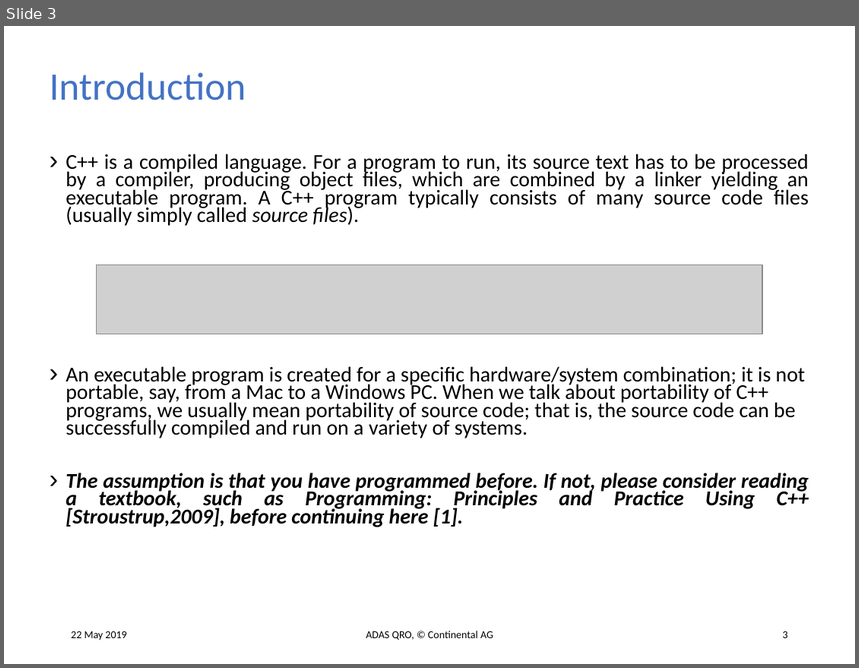
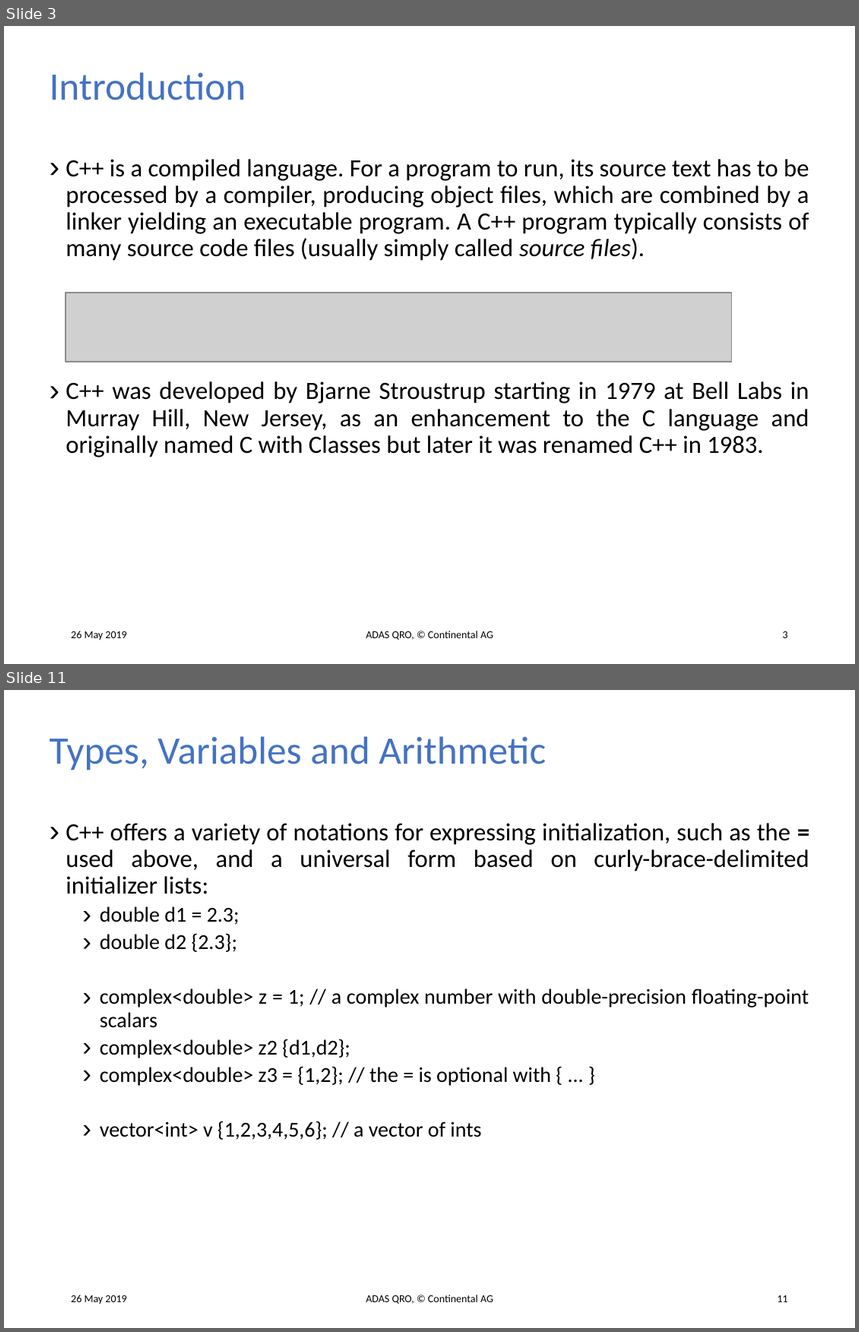
Before and after one commit to tehuano/cpp-basics, a slide deck: c++.pptx. Shown one above the other, each under a label of ours: slide 3 before the commit, slides 3 and 11 after it; the slides between them are not shown. The pictures are 859x668 and 859x1332 pixels, drawn with LibreOffice and Linux fonts; fonts in the diff are those of the drawing; grey boxes stand for pictures. Boxes give left, top, right and bottom in pixels: in the first picture for what was removed or moved away, otherwise in the second. Text is boxed around its words. In the diff, an @@ line names an element or a change of style, - is before the commit and + after.

```diff
--- a/c++.pptx
+++ b/c++.pptx
@@ slide 11 added at [4, 690, 855, 1328], background #FFFFFF @@
@@ title added at [50, 736, 546, 771], 33 pt, text #4472C4 @@
+Types, Variables and Arithmetic
@@ text added at [66, 823, 809, 1140], 18 pt, text #000000 @@
+› C++ offers a variety of notations for expressing initialization, such as the = used above, and a universal form based on curly-brace-delimited initializer lists:
+  › double d1 = 2.3;
+  › double d2 {2.3};
+  › complex<double> z = 1; // a complex number with double-precision floating-point scalars
+  › complex<double> z2 {d1,d2};
+  › complex<double> z3 = {1,2}; // the = is optional with { ... }
+  › vector<int> v {1,2,3,4,5,6}; // a vector of ints
@@ text added at [71, 1295, 126, 1305], 9 pt, text #000000 @@
+26 May 2019
@@ text added at [366, 1295, 493, 1304], 9 pt, text #000000 @@
+ADAS QRO, © Continental AG
@@ page number added at [778, 1296, 788, 1303], 9 pt, text #000000 @@
+11
@@ slide 3 changed as well @@
@@ text at [66, 159, 810, 261]: size 17.9 to 21 pt in "C++ is a compiled language. For a ..."; line spacing 0.7 to 0.9 @@
@@ picture: place and size @@
-picture at [97, 265, 762, 334]
+picture at [66, 293, 731, 361]
@@ text at [66, 382, 810, 458]: text changed; size 17.9 to 21 pt @@
-› An executable program is created for a specific hardware/system combination; it is not portable, say, from a Mac to a Windows PC. When we talk about portability of C++ programs, we usually mean portability of source code; that is, the source code can be successfully compiled and run on a variety of systems.
-› The assumption is that you have programmed before. If not, please consider reading a textbook, such as Programming: Principles and Practice Using C++ [Stroustrup,2009], before continuing here [1].
+› C++ was developed by Bjarne Stroustrup starting in 1979 at Bell Labs in Murray Hill, New Jersey, as an enhancement to the C language and originally named C with Classes but later it was renamed C++ in 1983.
@@ text at [71, 631, 126, 641]: text changed @@
-22 May 2019
+26 May 2019
```
Also in this commit, not shown: 4 other slides changed, 10 other slides added, 1 other file.
